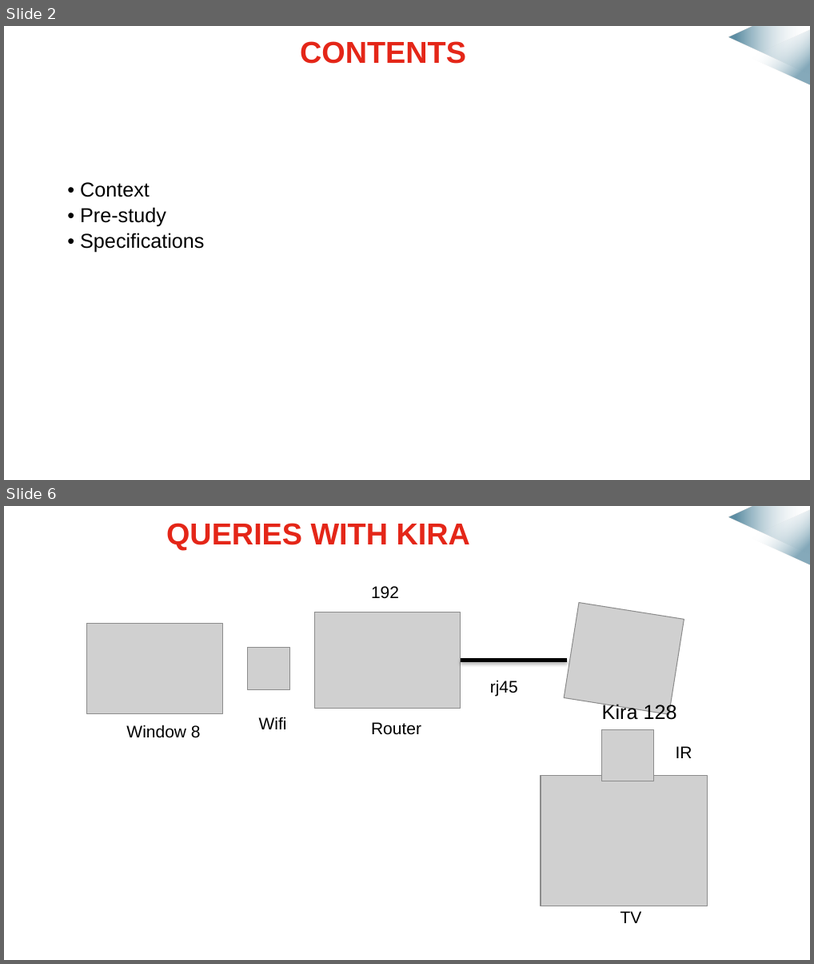
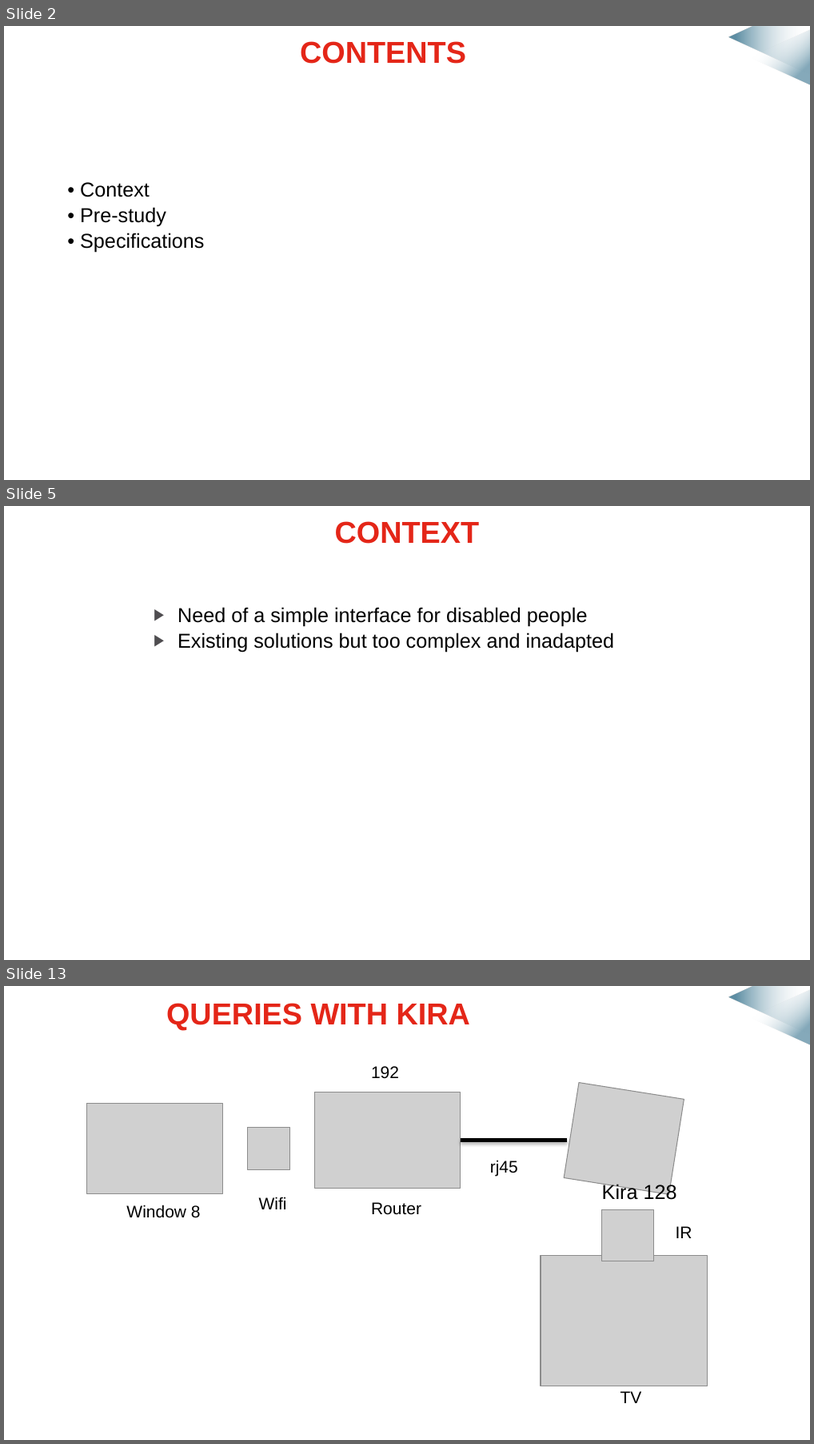
Before and after one commit to mmeven/EP_Domotique_Tablette, a slide deck: Rendu/Diapo_prototype_janvier.pptx. Shown one above the other, each under a label of ours: slides 2 and 6 before the commit, slides 2, 5 and 13 after it; the slides between them are not shown. The pictures are 814x964 and 814x1444 pixels, drawn with LibreOffice and Linux fonts; fonts in the diff are those of the drawing; grey boxes stand for pictures; background and template pictures are left out. Boxes give left, top, right and bottom in pixels: in the first picture for what was removed or moved away, otherwise in the second. Text is boxed around its words. In the diff, an @@ line names an element or a change of style, - is before the commit and + after.

```diff
--- a/Rendu/Diapo_prototype_janvier.pptx
+++ b/Rendu/Diapo_prototype_janvier.pptx
@@ slide 5 added at [4,506,810,960], background #FFFFFF; not listed: 2 template elements that a slide beside it also shows @@
@@ title added at [335,521,480,544], 27 pt, text #E42618, bold @@
+CONTEXT
@@ rectangle added at [716,506,810,595], fill #FFFFFF @@
@@ text added at [178,607,615,652], 18 pt, text #000000 @@
+▶ Need of a simple interface for disabled people
+▶ Existing solutions but too complex and inadapted
@@ what was slide 6 is now slide 13 @@
```
Also in this commit, not shown: 4 slides changed, 8 other slides added.
